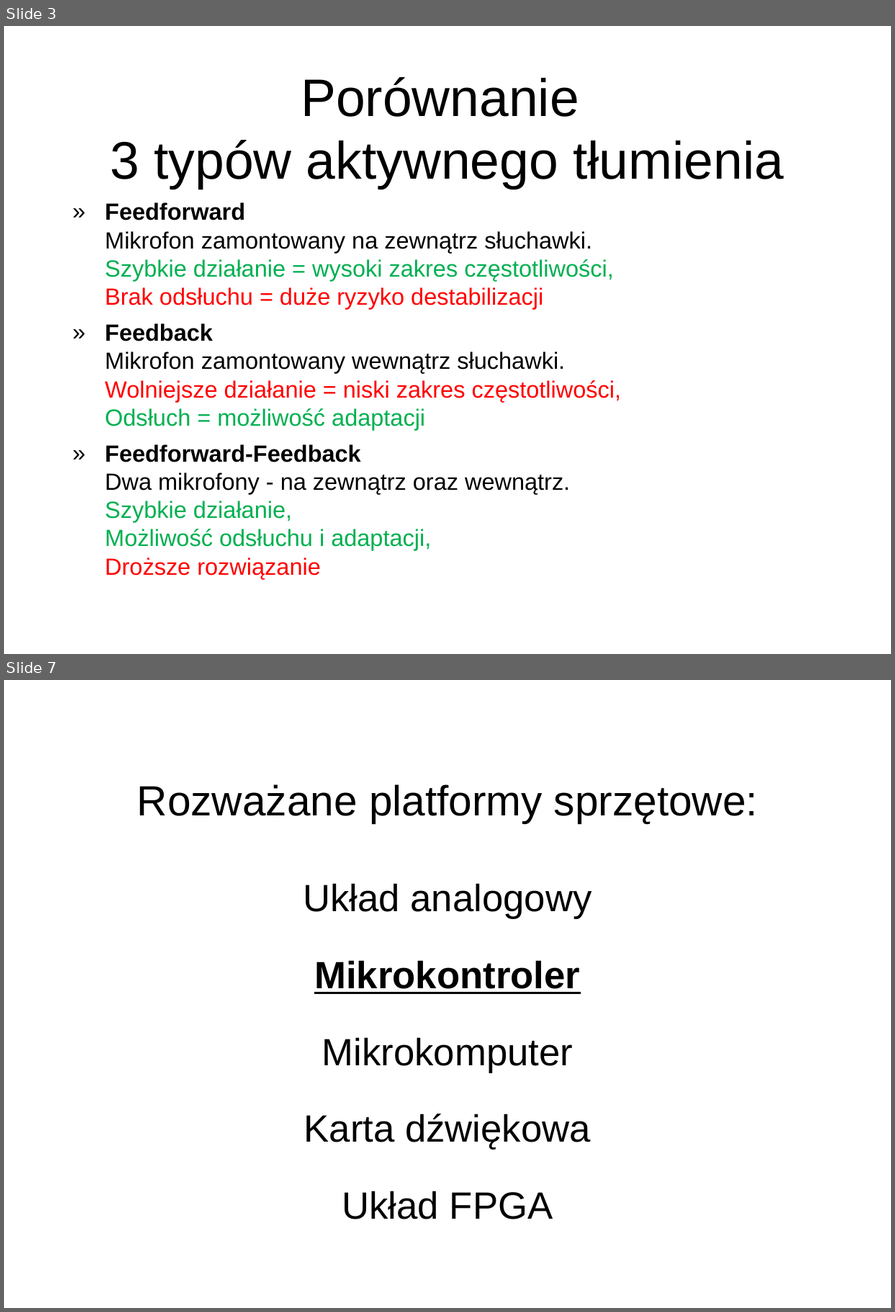
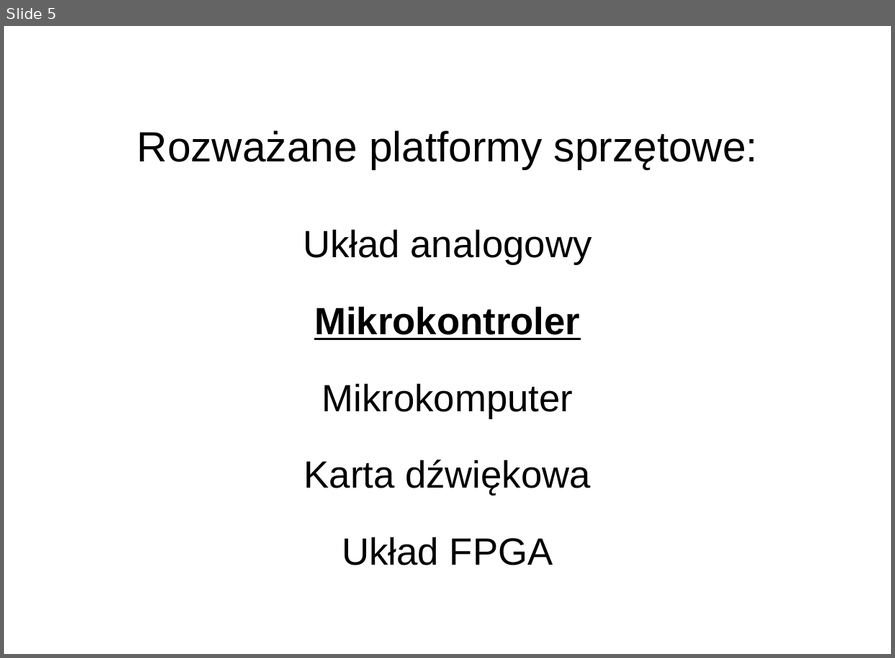
Before and after one commit to Stchena/ANC-Thesis, a slide deck: Assets/prezentacja_prototyp_ukladu_aktywnej_redukcji_poziomu_halasu.ppt. Shown one above the other, each under a label of ours: slides 3 and 7 before the commit, slide 5 after it; the slides between them are not shown. The pictures are 895x1312 and 895x658 pixels, drawn with LibreOffice and Linux fonts; fonts in the diff are those of the drawing; background and template pictures are left out. Boxes give left, top, right and bottom in pixels: in the first picture for what was removed or moved away, otherwise in the second. Text is boxed around its words. In the diff, an @@ line names an element or a change of style, - is before the commit and + after.

```diff
--- a/Assets/prezentacja_prototyp_ukladu_aktywnej_redukcji_poziomu_halasu.ppt
+++ b/Assets/prezentacja_prototyp_ukladu_aktywnej_redukcji_poziomu_halasu.ppt
@@ slide 3 removed at (x1=4, y1=26, x2=891, y2=654), background picture (left out) @@
@@ title removed at (x1=110, y1=77, x2=784, y2=189) @@
-Porównanie
-3 typów aktywnego tłumienia
@@ text removed at (x1=105, y1=202, x2=622, y2=579) @@
-» Feedforward
-  Mikrofon zamontowany na zewnątrz słuchawki.
-  Szybkie działanie = wysoki zakres częstotliwości,
-  Brak odsłuchu = duże ryzyko destabilizacji
-» Feedback
-  Mikrofon zamontowany wewnątrz słuchawki.
-  Wolniejsze działanie = niski zakres częstotliwości,
-  Odsłuch = możliwość adaptacji
-» Feedforward-Feedback
-  Dwa mikrofony - na zewnątrz oraz wewnątrz.
-  Szybkie działanie,
-  Możliwość odsłuchu i adaptacji,
-  Droższe rozwiązanie
@@ what was slide 7 is now slide 5 @@
```
Also in this commit, not shown: 3 slides changed, 5 slides added, 6 other slides removed, 4 other files.
